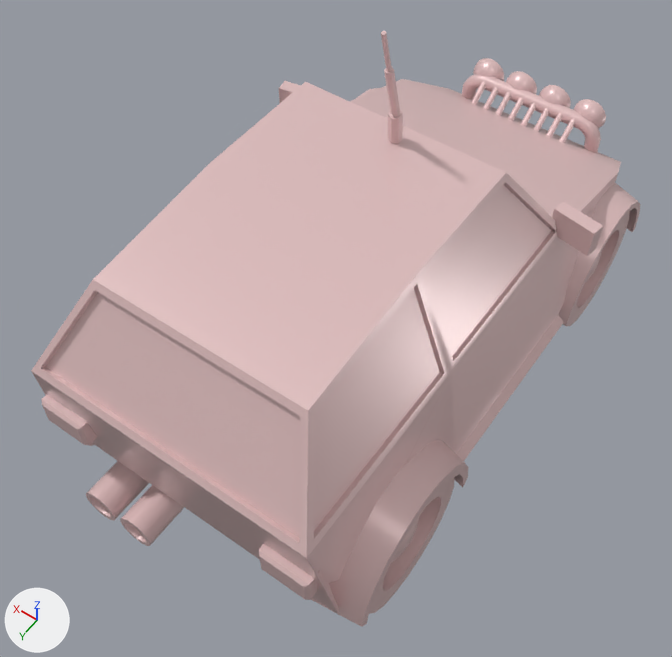
An edit to the FBX model Assets/Models/Cars/Pidgeon306.fbx, drawn before and after from the same camera.
One viewpoint serves both versions: a 50 mm lens placed at (-1.91, 3.11, 4.91), pointed at (-0.08, 0.55, 0.88). Arrows for +X, +Y and +Z are at lower left; the lights stay in place. Where no turn or scale is listed for an object, it has been applied to the vertices.

In view in the first picture: 'Pidgeon306'.
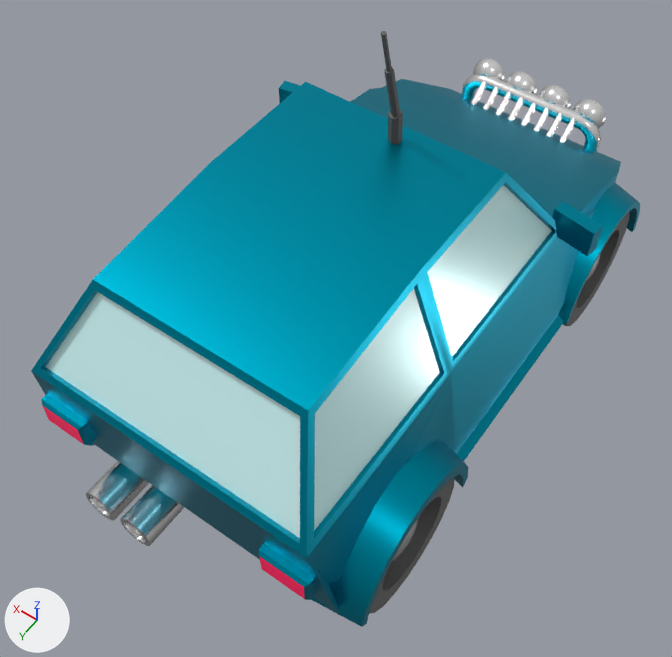
What differs and where, as boxes (x1, y1, x2, y2) in the pictures (672 x 657 px):
part 1 of me_mesh, recoloured
    both: (462, 58, 606, 283)
part 2 of me_mesh, recoloured
    both: (86, 461, 184, 546)
part 3 of me_mesh, recoloured
    both: (391, 518, 419, 563)
part 4 of me_mesh, recoloured
    both: (563, 212, 630, 326)
part 5 of me_mesh, recoloured
    both: (369, 477, 455, 614)
part 6 of me_mesh, recoloured
    both: (381, 31, 403, 144)
part 7 of me_mesh, recoloured (white to cyan)
    both: (31, 79, 641, 627)
part 8 of me_mesh, recoloured
    both: (46, 185, 551, 538)
part 9 of me_mesh, recoloured (grey to red)
    both: (42, 405, 305, 599)

What the commit changed:
Material 'Window' (mat_window) is new.
Its base color is (0.675, 1.0, 1.0) (cyan #d6ffff).
Its metallic is 0.119.
Its roughness is 0.203.
Material 'Base' (mat_base) is new.
Its base color is (0.0, 0.356, 0.506) (cyan #00a1bd).
Its metallic is 1.0.
Its roughness is 0.392.
Material 'Rubber' (mat_rubber) is new.
Its base color is (0.122, 0.122, 0.122) (dark grey #626262).
Its roughness is 0.678.
Material 'BrakeLight' (mat_brakelight) is new.
Its base color is (1.0, 0.0, 0.168) (pink #ff0072).
Its roughness is 0.294.
Its emission color is (0.404, 0.0, 0.0) (red #aa0000).
Its emission strength is 0.51.
Material 'FrontLight' (mat_frontlight) is new.
Its base color is (1.0, 0.799, 0.0) (yellow #ffe700).
Its roughness is 0.1.
Its emission color is (1.0, 0.982, 0.909) (white #fffdf5).
Its emission strength is 0.601.
Material 'HubCaps' (mat_hubcaps) is new.
Its base color is (1.0, 1.0, 1.0) (white #ffffff).
Its metallic is 1.0.
Its roughness is 0.196.
me_mesh has 3054 vertices, 3228 faces and spans x -1.05..1.04, y -1.94..1.94, z 0.0..2.53.
me_mesh is used by ob_pidgeon306; location (0.0, 0.0, 0.0).
me_mesh part 1: 1740 of the faces centred in x -0.93..0.88, y -1.94..-0.87, z 0.18..0.97 switch from mat_aistandardsurface1 (light grey #e2c1c1) to mat_hubcaps (white #ffffff).
me_mesh part 2: 300 of the faces centred in x 0.13..0.96, y 0.94..1.94, z 0.18..0.66 switch from mat_aistandardsurface1 (light grey #e2c1c1) to mat_hubcaps (white #ffffff).
me_mesh part 3: 100 of the faces centred in x -0.99..-0.9, y 0.94..1.42, z 0.18..0.66 switch from mat_aistandardsurface1 (light grey #e2c1c1) to mat_hubcaps (white #ffffff).
me_mesh part 4: 100 of the faces centred in x -0.95..-0.63, y -1.52..-0.71, z 0.01..0.82 switch from mat_aistandardsurface1 (light grey #e2c1c1) to mat_rubber (dark grey #626262).
me_mesh part 5: 100 of the faces centred in x -1.01..-0.69, y 0.77..1.58, z 0.01..0.82 switch from mat_aistandardsurface1 (light grey #e2c1c1) to mat_rubber (dark grey #626262).
me_mesh part 6: 72 of the faces centred in x -0.08..-0.02, y -0.01..0.17, z 1.8..2.53 switch from mat_aistandardsurface1 (light grey #e2c1c1) to mat_rubber (dark grey #626262).
me_mesh part 7: 604 of the faces centred in x -1.05..1.03, y -1.91..1.85, z 0.35..1.83 switch from mat_aistandardsurface1 (light grey #e2c1c1) to mat_base (cyan #00a1bd).
me_mesh part 8: all 6 faces centred in x -0.71..0.68, y -0.28..1.64, z 1.46..1.51 switch from mat_aistandardsurface1 (light grey #e2c1c1) to mat_window (cyan #d6ffff).
me_mesh part 9: all 2 faces centred in x -0.71..0.69, y 1.86, z 0.88 switch from mat_aistandardsurface1 (light grey #e2c1c1) to mat_brakelight (pink #ff0072).
me_mesh now uses material mat_frontlight (yellow #ffe700).
